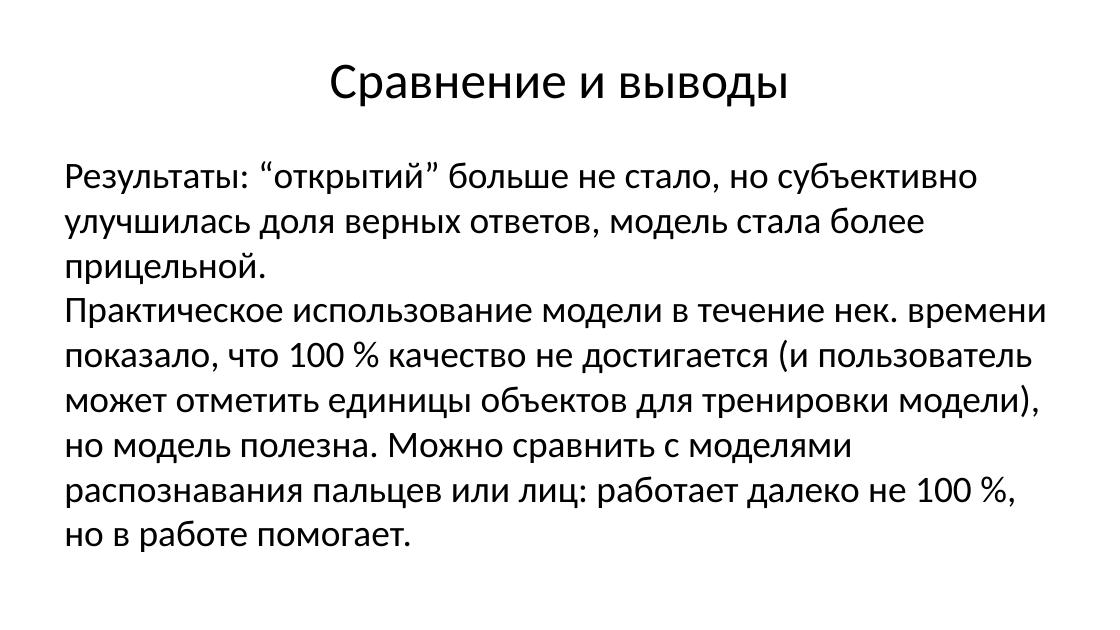
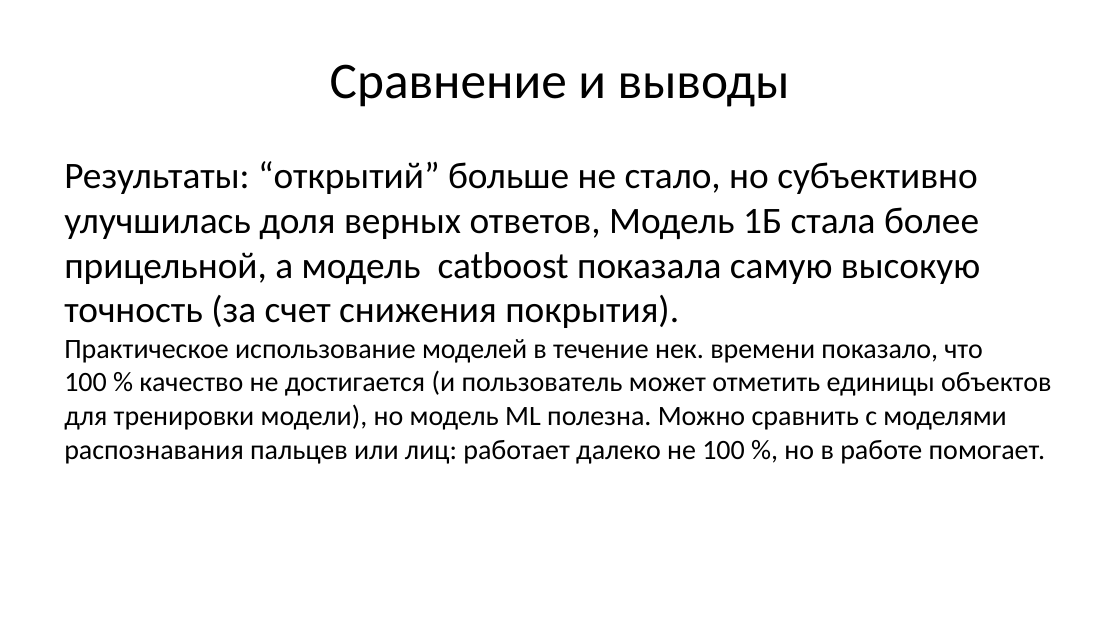
Before and after one commit to Charles-Wi/OtusML, a slide deck: slide 9 of Diploma/User cases при использовании моделей.pptx (slide 7 before the commit). Drawn at 1120x630 pixels with LibreOffice and Linux fonts; fonts in the diff are those of the drawing. Boxes give left, top, right and bottom in pixels: in the first picture for what was removed or moved away, otherwise in the second. Text is boxed around its words. In the diff, an @@ line names an element or a change of style, - is before the commit and + after.

```diff
--- a/Diploma/User cases при использовании моделей.pptx
+++ b/Diploma/User cases при использовании моделей.pptx
@@ text at [64,161,1051,464]: text changed; size 32 to 24 pt @@
-Результаты: “открытий” больше не стало, но субъективно улучшилась доля верных ответов, модель стала более прицельной.
-Практическое использование модели в течение нек. времени показало, что 100 % качество не достигается (и пользователь может отметить единицы объектов для тренировки модели), но модель полезна. Можно сравнить с моделями распознавания пальцев или лиц: работает далеко не 100 %, но в работе помогает.
+Результаты: “открытий” больше не стало, но субъективно улучшилась доля верных ответов, Модель 1Б стала более прицельной, а модель catboost показала самую высокую точность (за счет снижения покрытия).
+Практическое использование моделей в течение нек. времени показало, что 100 % качество не достигается (и пользователь может отметить единицы объектов для тренировки модели), но модель ML полезна. Можно сравнить с моделями распознавания пальцев или лиц: работает далеко не 100 %, но в работе помогает.
```
Also in this commit, not shown: 2 slides added, 9 other files.
